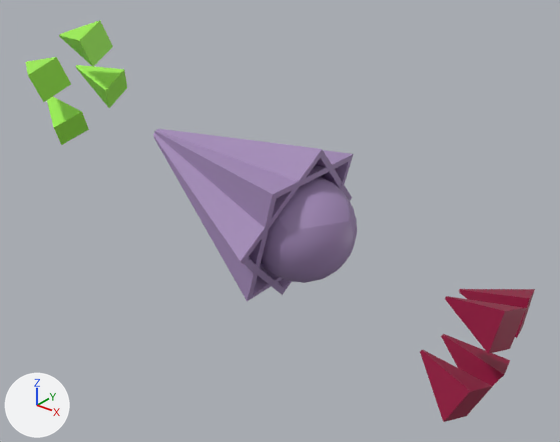
One commit to the FBX model Assets/Prefab/Emitters/emettitore_cono.fbx: the scene before it, then after it.
One viewpoint serves both versions: a 50 mm lens placed at (0.077, -0.0691, 0.0622), pointed at (0.0204, 0.0017, 0.0183). Every picture has the same lights, and +X, +Y and +Z are marked at lower left. Where no turn or scale is listed for an object, it has been applied to the vertices.

The first picture shows 'cono1', 'cono2', 'orecchietta1', 'orecchietta1.001', 'orecchietta2', 'orecchietta2.001', 'orecchietta3', 'orecchietta3.001', 'orecchietta4', 'orecchietta4.001', 'sfera'.
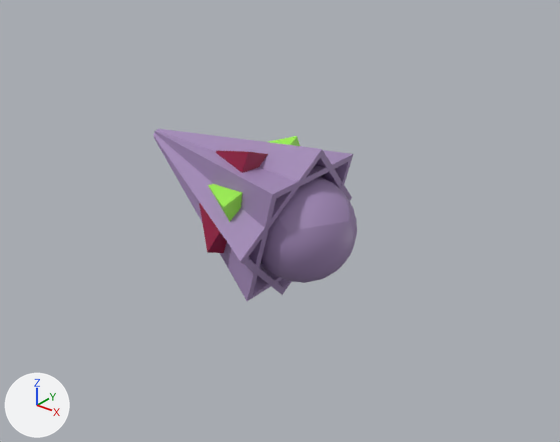
Patch to the scene script:
```diff
--- a/Assets/Prefab/Emitters/emettitore_cono.fbx.py
+++ b/Assets/Prefab/Emitters/emettitore_cono.fbx.py
@@ ob_orecchietta2 @@
 ob_orecchietta2 = bpy.data.objects.new('orecchietta2', me_mesh_006)
-ob_orecchietta2.location = (0.0448, -0.0038, 0.0119)
+ob_orecchietta2.location = (0.0116, -0.0038, 0.0208)
@@ ob_orecchietta4_001 @@
 ob_orecchietta4_001 = bpy.data.objects.new('orecchietta4.001', me_mesh_008)
-ob_orecchietta4_001.location = (-0.0225, 0.0044, 0.0311)
+ob_orecchietta4_001.location = (0.0133, 0.0044, 0.0215)
@@ ob_orecchietta1 @@
 ob_orecchietta1 = bpy.data.objects.new('orecchietta1', me_mesh_005)
-ob_orecchietta1.location = (0.045, 0.004, 0.016)
+ob_orecchietta1.location = (0.0118, 0.004, 0.0249)
@@ ob_orecchietta4 @@
 ob_orecchietta4 = bpy.data.objects.new('orecchietta4', me_mesh_004)
-ob_orecchietta4.location = (0.0443, 0.0023, 0.0105)
+ob_orecchietta4.location = (0.0111, 0.0023, 0.0194)
@@ ob_orecchietta3 @@
 ob_orecchietta3 = bpy.data.objects.new('orecchietta3', me_mesh_003)
-ob_orecchietta3.location = (0.0461, -0.0017, 0.0182)
+ob_orecchietta3.location = (0.0129, -0.0017, 0.0271)
@@ ob_orecchietta1_001 @@
 ob_orecchietta1_001 = bpy.data.objects.new('orecchietta1.001', me_mesh_009)
-ob_orecchietta1_001.location = (-0.0213, 0.0013, 0.0366)
+ob_orecchietta1_001.location = (0.0144, 0.0013, 0.027)
@@ ob_orecchietta2_001 @@
 ob_orecchietta2_001 = bpy.data.objects.new('orecchietta2.001', me_mesh_010)
-ob_orecchietta2_001.location = (-0.023, -0.0012, 0.0278)
+ob_orecchietta2_001.location = (0.0127, -0.0012, 0.0182)
@@ ob_orecchietta3_001 @@
 ob_orecchietta3_001 = bpy.data.objects.new('orecchietta3.001', me_mesh_007)
-ob_orecchietta3_001.location = (-0.022, -0.0045, 0.0335)
+ob_orecchietta3_001.location = (0.0137, -0.0045, 0.0239)
```

Changed parts and their boxes [x1, y1, x2, y2] in the pictures (560 x 442 px):
'orecchietta3', moved: before [445, 296, 526, 354]; after [216, 151, 268, 173]
'orecchietta2', moved: before [420, 350, 493, 422]; after [199, 203, 227, 253]
'orecchietta3.001', moved: before [26, 57, 71, 102]; after [208, 184, 242, 222]
'orecchietta4', moved (not visible afterwards): before [441, 334, 510, 386]
'orecchietta1.001', moved: before [59, 20, 113, 67]; after [269, 136, 300, 146]
'orecchietta4.001', moved (not visible afterwards): before [76, 65, 127, 108]
'orecchietta2.001', moved (not visible afterwards): before [47, 97, 89, 145]
'orecchietta1', moved (not visible afterwards): before [459, 289, 535, 338]
